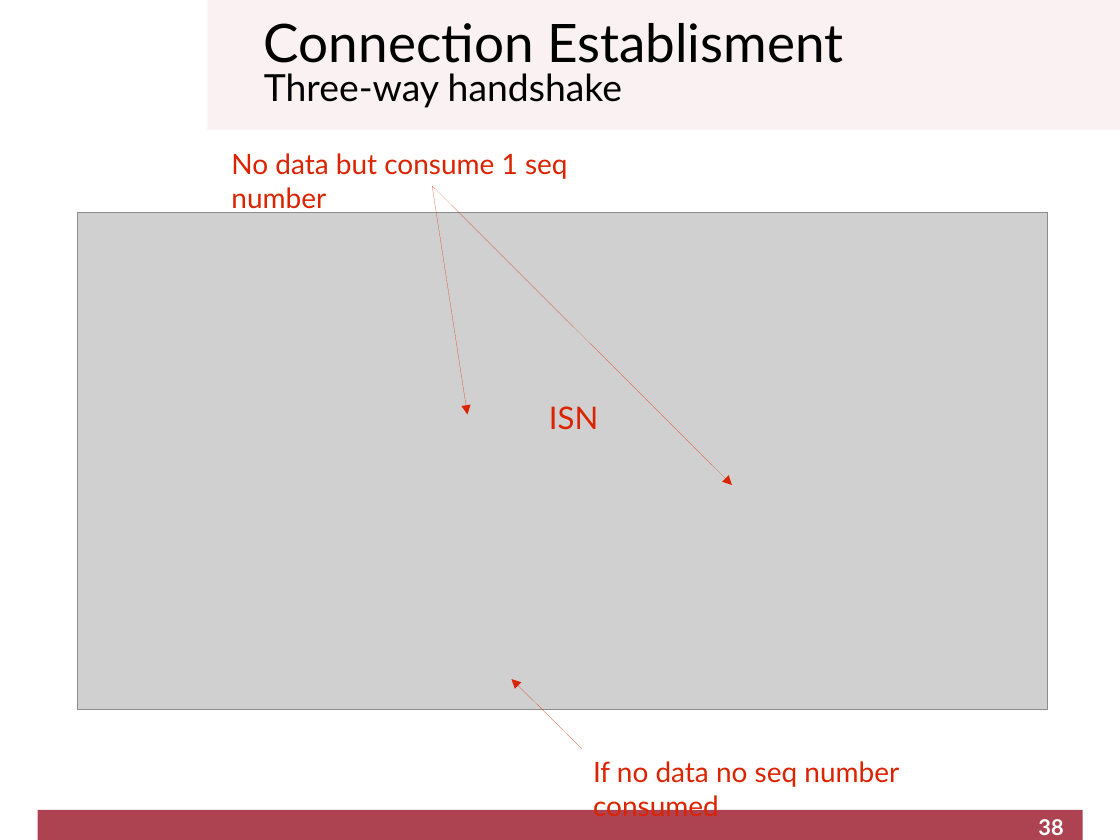
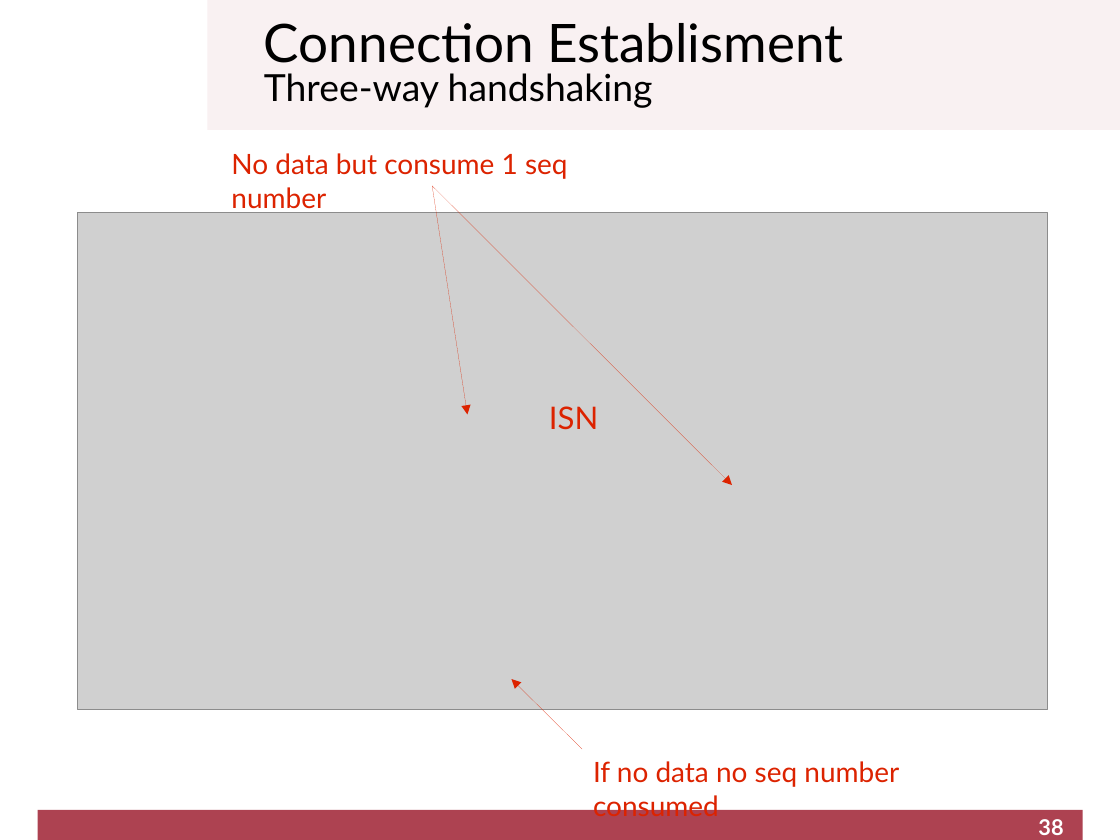
Before and after one commit to cletomartin/redes1, a slide deck: slide 38 of slides/transport.odp. Drawn at 1120x840 pixels with LibreOffice and Linux fonts; fonts in the diff are those of the drawing; grey boxes stand for pictures; background and template pictures are left out. Boxes give left, top, right and bottom in pixels: in the first picture for what was removed or moved away, otherwise in the second. Text is boxed around its words. In the diff, an @@ line names an element or a change of style, - is before the commit and + after.

```diff
--- a/slides/transport.odp
+++ b/slides/transport.odp
@@ title at (264, 23, 843, 108): text changed @@
-Connection Establisment
-Three-way handshake
+Connection Establisment
+Three-way handshaking
```
Also in this commit, not shown: 2 other slides changed, 1 other file.
